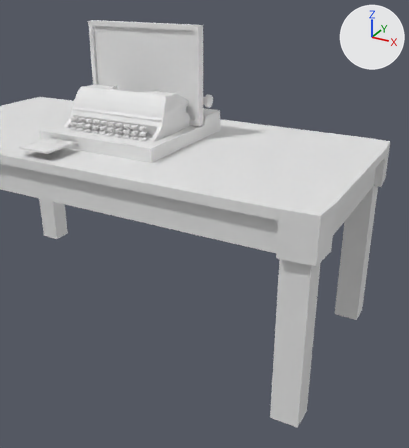
The Blender file models/office.blend as it was, and as the next commit left it.
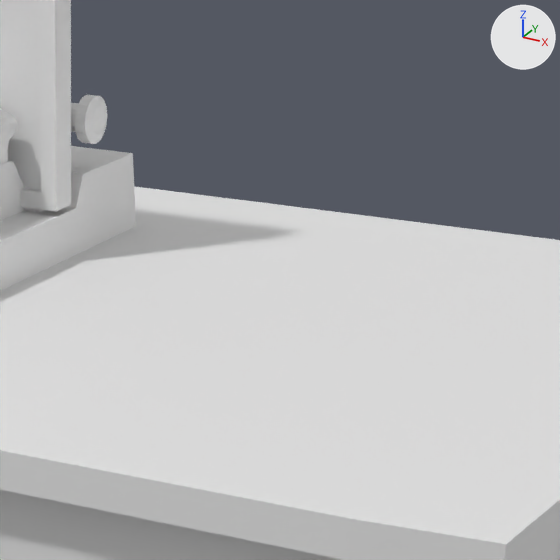
There are two pictures of each version: one whole from a camera (50 mm lens) standing at (1.295, -1.779, 1.332) and looking at (0.378, -0.112, 0.499), one close up on the part from 45% to 82% of the width and 15% to 49% of the height. Every picture has the same lights, and +X, +Y and +Z are marked at upper right. The older version's two pictures come first.

In view in the first close-up: 'Carriage', 'Computer', 'Computer Screen', 'Table', 'Type Writer'.
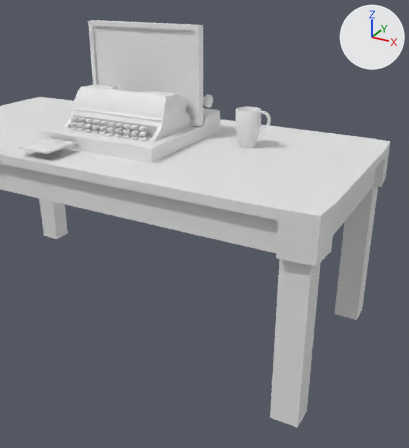
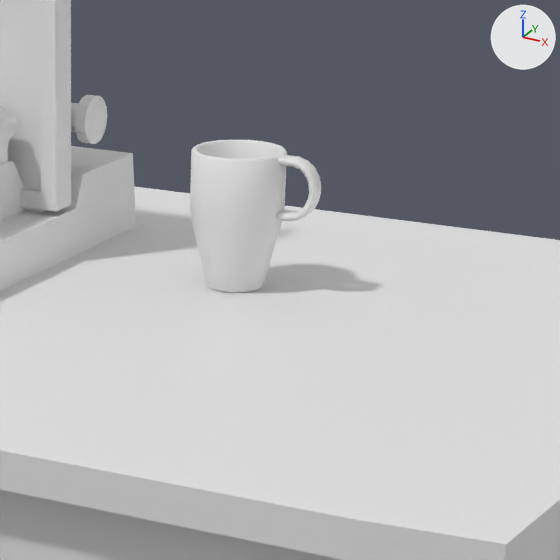
The change, as a list of edits to the scene's bpy script:
```text
Add mat_cup:
    mat_cup = principled_material('Cup')
    mat_cup.base_color = (0.8, 0.8, 0.8)  # white #e7e7e7
Add me_cylinder_004:
    me_cylinder_004.from_pydata(...)  # 360 vertices, 322 faces; spans x -0.066..0.066, y -0.0467..0.0467, z -0.0683..0.0683
    me_cylinder_004.polygons.foreach_set('use_smooth', [True] * 322)
    me_cylinder_004.materials.append(mat_cup)  # white #e7e7e7
Add ob_cup:
    ob_cup = bpy.data.objects.new('Cup', me_cylinder_004)
    ob_cup.location = (0.466, 0.096, 0.819)
```

Changed parts and their boxes [x1, y1, x2, y2] in the close-ups (560 x 560 px):
'Cup', added
    after: [190, 140, 321, 292]
